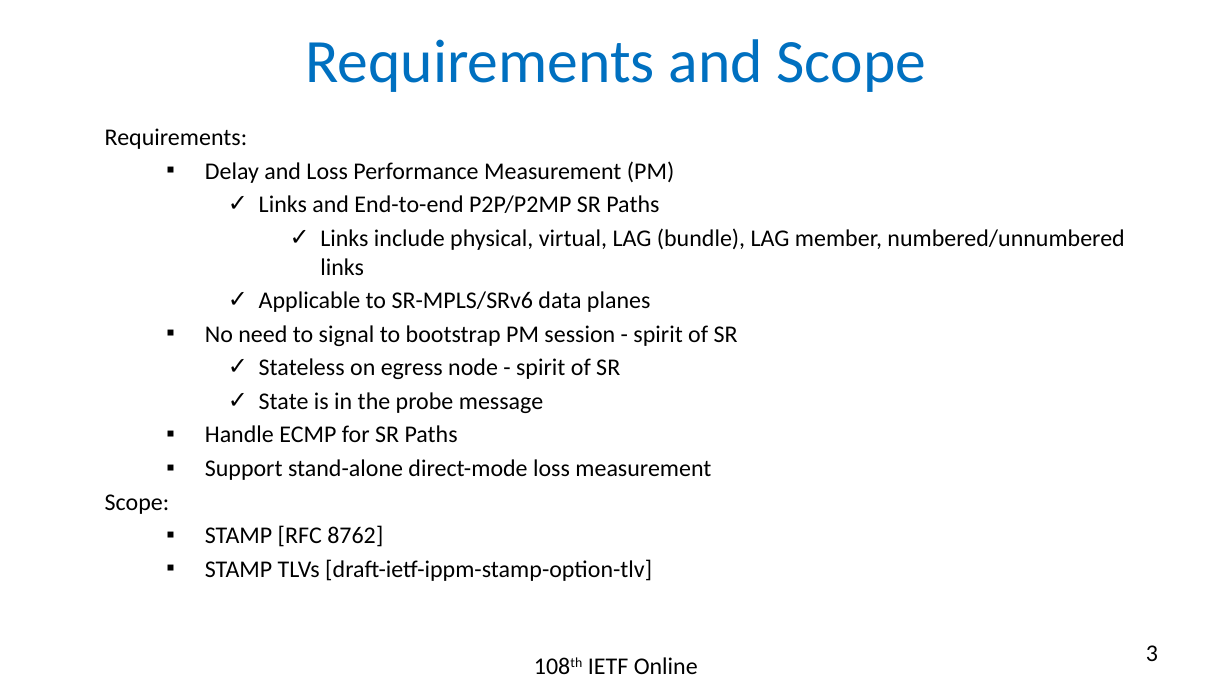
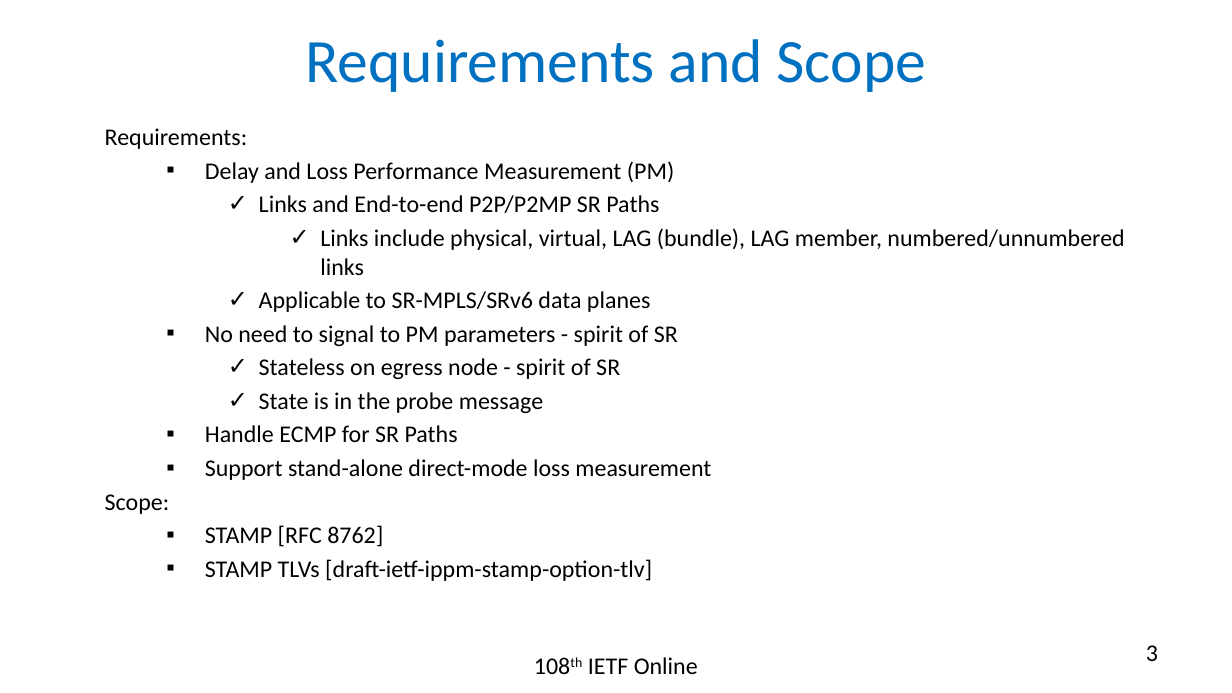
Before and after one commit to rakgandhi/ietf-slides, a slide deck: slide 3 of draft-gandhi-spring-stamp-srpm-02.pptx. Drawn at 1232x693 pixels with LibreOffice and Linux fonts; fonts in the diff are those of the drawing. Boxes give left, top, right and bottom in pixels: in the first picture for what was removed or moved away, otherwise in the second. Text is boxed around its words. In the diff, an @@ line names an element or a change of style, - is before the commit and + after.

```diff
--- a/draft-gandhi-spring-stamp-srpm-02.pptx
+++ b/draft-gandhi-spring-stamp-srpm-02.pptx
@@ text at [205,325,678,346]: text changed @@
-  ▪ No need to signal to bootstrap PM session - spirit of SR
+  ▪ No need to signal to PM parameters - spirit of SR
```
Also in this commit, not shown: 3 other slides changed, 1 other file.
